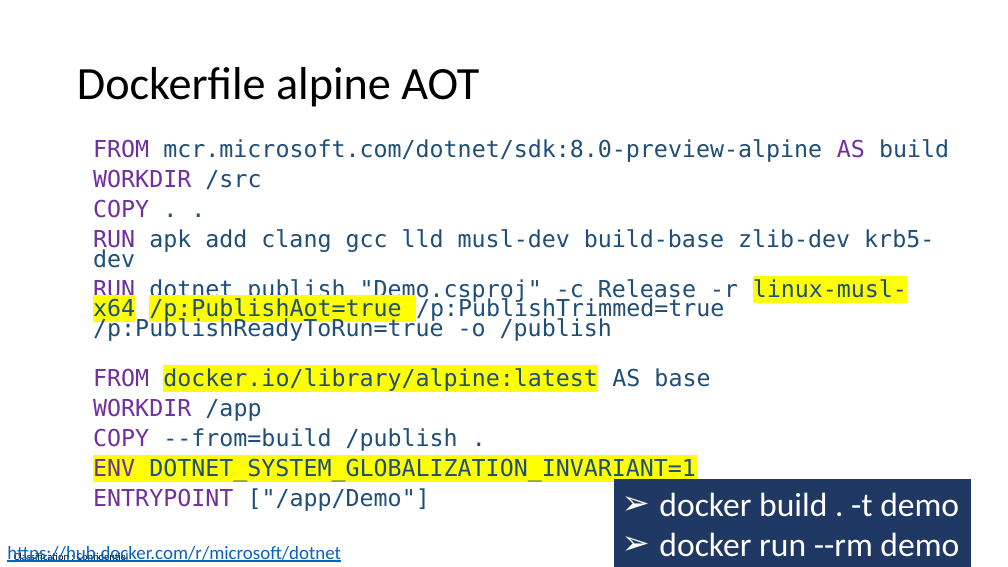
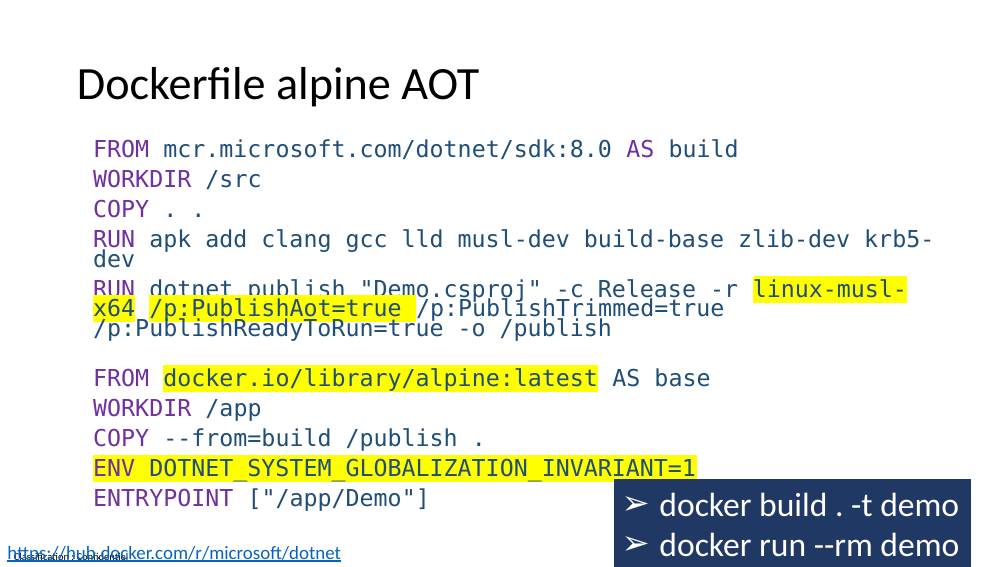
Before and after one commit to guillaume-chervet/course.dotnet, a slide deck: slide 47 of documentations/dotnet8.pptx. Drawn at 1008x567 pixels with LibreOffice and Linux fonts; fonts in the diff are those of the drawing. Boxes give left, top, right and bottom in pixels: in the first picture for what was removed or moved away, otherwise in the second. Text is boxed around its words. In the diff, an @@ line names an element or a change of style, - is before the commit and + after.

```diff
--- a/documentations/dotnet8.pptx
+++ b/documentations/dotnet8.pptx
@@ text at (93, 139, 739, 159): text changed @@
-FROM mcr.microsoft.com/dotnet/sdk:8.0-preview-alpine AS build
+FROM mcr.microsoft.com/dotnet/sdk:8.0 AS build
```
Also in this commit, not shown: 7 other slides changed.
